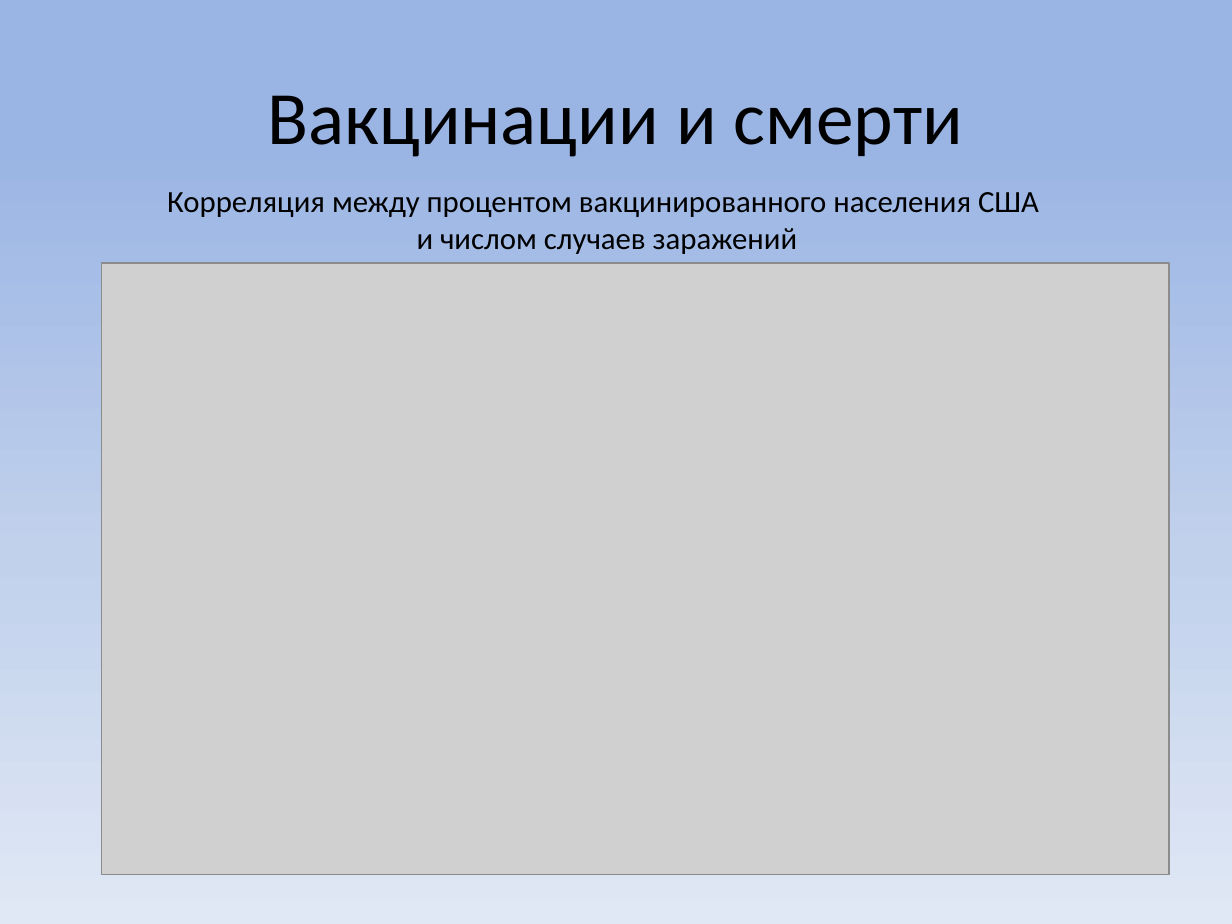
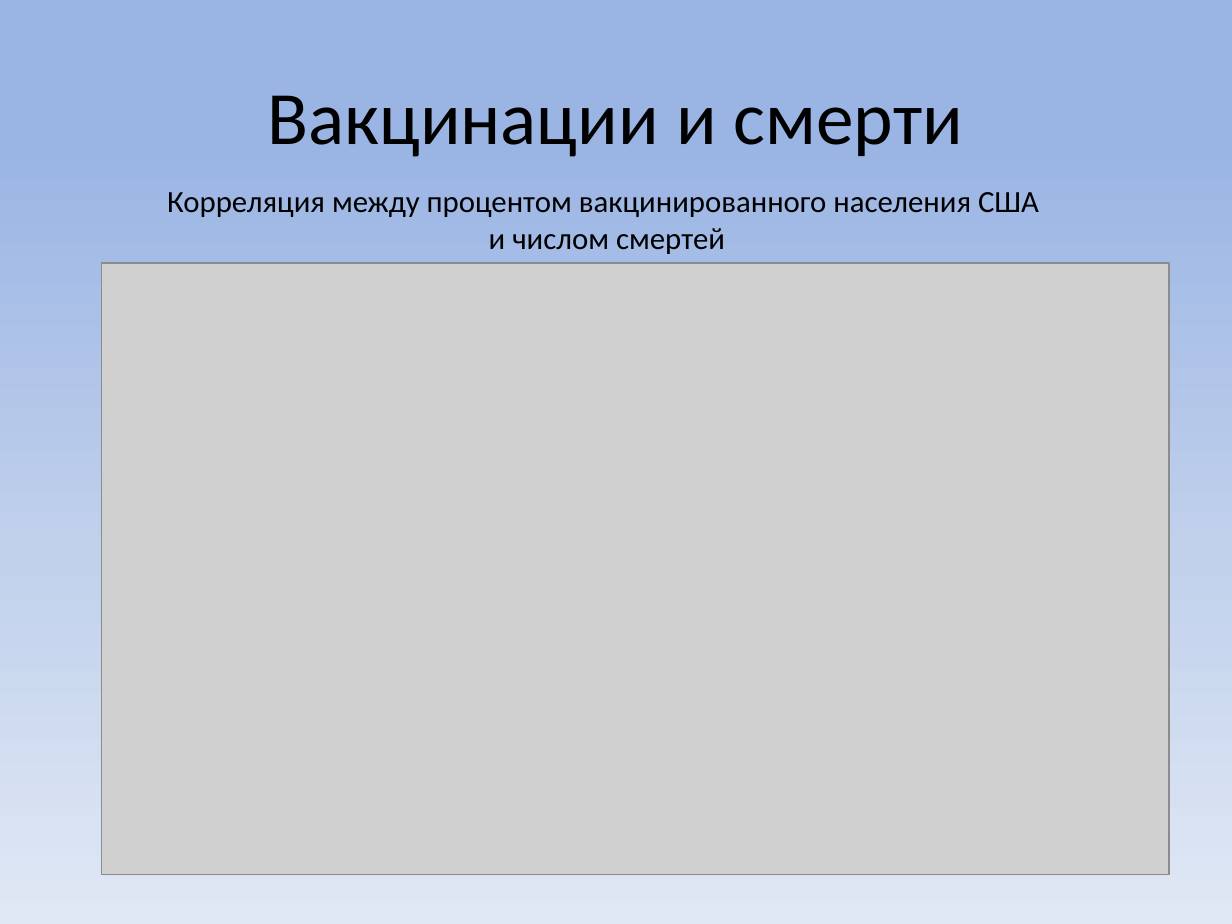
Before and after one commit to SelihovDmitry/pyda-19, a slide deck: slide 7 of Diplom_Data_Analyst/Презентация к Диплому DA-19.pptx. Drawn at 1232x924 pixels with LibreOffice and Linux fonts; fonts in the diff are those of the drawing; grey boxes stand for pictures. Boxes give left, top, right and bottom in pixels: in the first picture for what was removed or moved away, otherwise in the second. Text is boxed around its words. In the diff, an @@ line names an element or a change of style, - is before the commit and + after.

```diff
--- a/Diplom_Data_Analyst/Презентация к Диплому DA-19.pptx
+++ b/Diplom_Data_Analyst/Презентация к Диплому DA-19.pptx
@@ text at box(489, 228, 725, 254): text changed @@
-и числом случаев заражений
+и числом смертей
```
Also in this commit, not shown: 1 other file.
